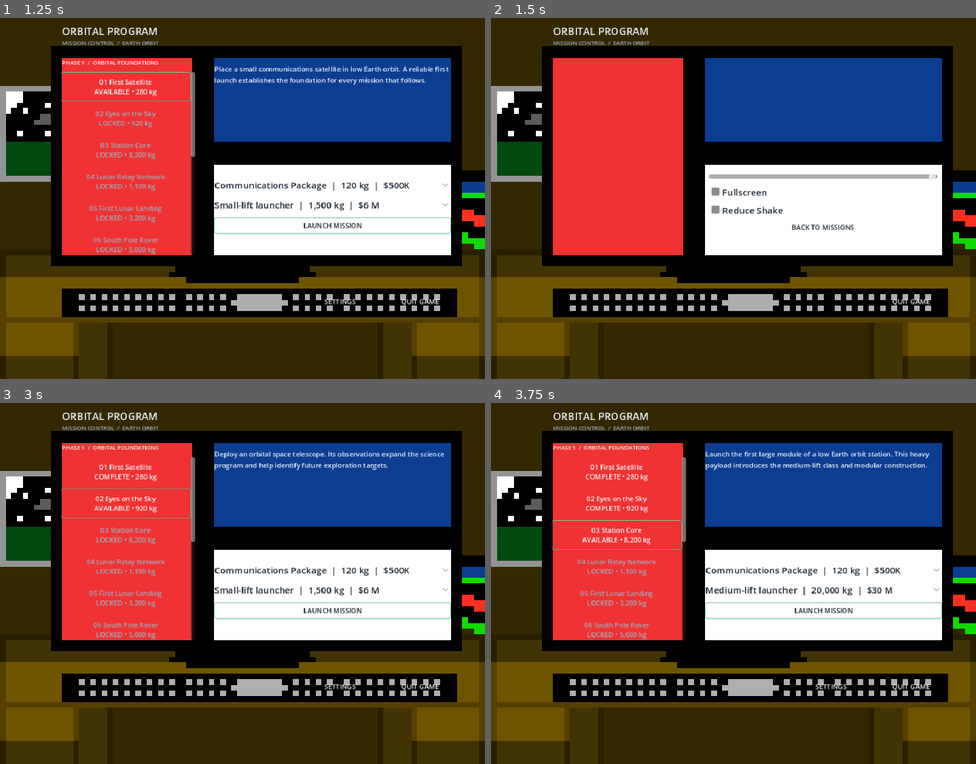
Above: before the commit, frames 1-4 (two rows, left to right).
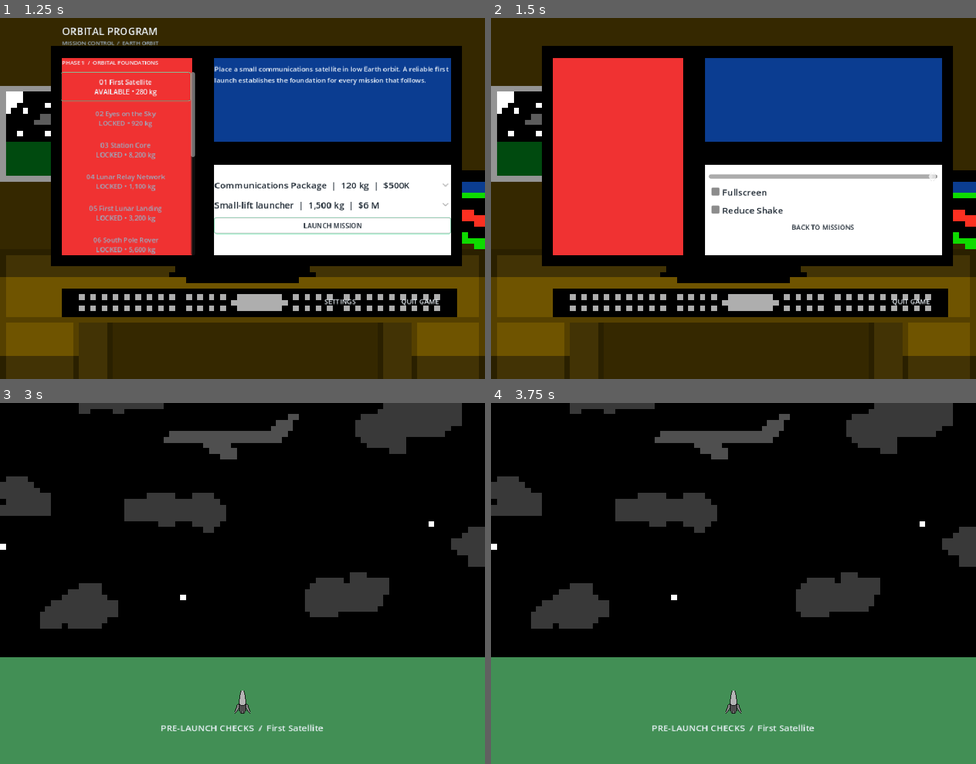
Above: after the commit, the same moments.

Repository: withereddetective/nasa-hackathon
Game: Godot game, scene res://scenes/main_menu_ui.tscn
The game is run twice, just before and just after one commit, with the same random seed, the same clock (stepped at 60 frames per second) and the same inputs.
Inputs (mouse positions are in pixels of both pictures, inside the frame that each line leads up to):
- Up to frame 1 (1.25 s): click "Start Game" at 0.5 s
- Up to frame 2 (1.5 s): click "SETTINGS" at 1.25 s
- Up to frame 3 (3 s): click "BACK TO MISSIONS" at 2 s; click "LAUNCH MISSION" at 2.75 s
- Up to frame 4 (3.75 s): click (825, 612) at 3.5 s, where only the run before the commit has a clickable "LAUNCH MISSION"

Frame 1 is identical in both runs. In frame 2, 0.4% of the frame differs, in the area x 12-33%, y 2-8%; in frame 3, 87%, in the area x 0-100%, y 0-100%; in frame 4, 87%.

Commit message:
i did a lot i forgot how much
have fun xander and michael

Diff:
--- a/nasa-game/scripts/main_game.gd
+++ b/nasa-game/scripts/main_game.gd
@@ -11,11 +11,52 @@
 const DETAIL_MUTED: Color = Color("#34414c")
 
 const VEHICLES: Array[Dictionary] = [
-	{"name": "Small-lift launcher", "capacity_kg": 1500, "cost": 6_000_000},
-	{"name": "Medium-lift launcher", "capacity_kg": 20_000, "cost": 30_000_000},
-	{"name": "Heavy-lift launcher", "capacity_kg": 65_000, "cost": 75_000_000},
-	{"name": "Super-heavy launcher", "capacity_kg": 100_000, "cost": 140_000_000},
+	{"name": "Small-lift launcher", "capacity_kg": 1500, "cost": 6_000_000, "animation": "small_lift"},
+	{"name": "Medium-lift launcher", "capacity_kg": 20_000, "cost": 30_000_000, "animation": "medium_lift"},
+	{"name": "Heavy-lift launcher", "capacity_kg": 65_000, "cost": 75_000_000, "animation": "heavy_lift"},
+	{"name": "Super-heavy launcher", "capacity_kg": 100_000, "cost": 140_000_000, "animation": "super_heavy"},
 ]
+
+const ROCKET_ANIMATION_FRAMES: Dictionary = {
+	"small_lift": [
+		"res://assets/small rocket/Small_OrbitRocket-1.png.png",
+		"res://assets/small rocket/Small_OrbitRocket-2.png.png",
+		"res://assets/small rocket/Small_OrbitRocket-3.png.png",
+		"res://assets/small rocket/Small_OrbitRocket-4.png.png",
+		"res://assets/small rocket/Small_OrbitRocket-5.png.png",
+		"res://assets/small rocket/Small_OrbitRocket-6.png.png",
+		"res://assets/small rocket/Small_OrbitRocket-7.png.png",
+	],
+	"medium_lift": [
+		"res://assets/small rocket/MediumOrbitRocket1.png.png",
+		"res://assets/small rocket/MediumOrbitRocket2.png.png",
+		"res://assets/small rocket/MediumOrbitRocket3.png.png",
+		"res://assets/small rocket/MediumOrbitRocket4.png.png",
+		"res://assets/small rocket/MediumOrbitRocket5.png.png",
+		"res://assets/small rocket/MediumOrbitRocket6.png.png",
+	],
+	"heavy_lift": [
+		"res://assets/small rocket/LargeOrbitRocket1.png.png",
+		"res://assets/small rocket/LargeOrbitRocket3.png.png",
+		"res://assets/small rocket/LargeOrbitRocket6.png.png",
+		"res://assets/small rocket/LargeOrbitRocket8.png.png",
+	],
+	"super_heavy": [
+		"res://assets/small rocket/LargeOrbitRocket1.png.png",
+		"res://assets/small rocket/LargeOrbitRocket2.png.png",
+		"res://assets/small rocket/LargeOrbitRocket3.png.png",
+		"res://assets/small rocket/LargeOrbitRocket4.png.png",
+		"res://assets/small rocket/LargeOrbitRocket6.png.png",
+		"res://assets/small rocket/LargeOrbitRocket7.png.png",
+		"res://assets/small rocket/LargeOrbitRocket8.png.png",
+	],
+}
+
+const LAUNCH_IDLE_DURATION: float = 1.0
+const LAUNCH_SLOWDOWN_DURATION: float = 2.5
+const LAUNCH_COMPLETE_DURATION: float = 2.0
+const LAUNCH_START_Y: float = 530.0
+const LAUNCH_TOP_Y: float = 64.0
 
 const INSTRUMENTS: Array[Dictionary] = [
 	{"name": "Communications Package", "mass_kg": 120, "cost": 500_000, "science": 5},
@@ -238,11 +279,41 @@
 var settings_reduce_shake_check: CheckBox
 var action_bar: HBoxContainer
 var reduce_shake: bool = false
+var settings_open: bool = false
+var monitor_ui_nodes: Array[Control] = []
+var monitor_flicker_timer: float = 4.0
+var monitor_flicker_frames: int = 0
+var monitor_ui_flickering: bool = false
+var launch_background: Sprite2D
+var launch_background_start_y: float = 0.0
+var launch_background_end_y: float = 0.0
+var launch_sprite: AnimatedSprite2D
+var launch_message: Label
+var launch_in_progress: bool = false
+var launch_phase: StringName = &""
+var launch_phase_elapsed: float = 0.0
+var launch_shake_time: float = 0.0
+var launch_animation_name: StringName = &""
+var launch_ascent_duration: float = 0.0
+var pending_mission_index: int = -1
+var pending_mission_reward: int = 0
+var pending_mission_science: int = 0
+
+@onready var game_background: Sprite2D = $Sprite2D
 
 
 func _ready() -> void:
+	randomize()
 	_build_interface()
+	_build_launch_screen()
 	_refresh_interface()
+
+
+func _process(delta: float) -> void:
+	if launch_in_progress:
+		_update_launch_sequence(delta)
+	else:
+		_update_monitor_flicker(delta)
 
 
 func _build_interface() -> void:
@@ -254,26 +325,31 @@
 	title.position = Vector2(110, 10)
 	title.size = Vector2(300, 26)
 	add_child(title)
+	_track_monitor_ui(title)
 
 	var subtitle := _make_label("MISSION CONTROL  /  EARTH ORBIT", 10, MUTED)
 	subtitle.position = Vector2(110, 37)
 	subtitle.size = Vector2(310, 18)
 	add_child(subtitle)
+	_track_monitor_ui(subtitle)
 
 	var budget_stat := _build_stat("PROGRAM BUDGET", "$0", ACCENT)
 	budget_stat.position = Vector2(525, 16)
 	budget_stat.size = Vector2(120, 45)
 	add_child(budget_stat)
+	_track_monitor_ui(budget_stat)
 
 	var science_stat := _build_stat("SCIENCE", "0 pts", GOLD)
 	science_stat.position = Vector2(670, 16)
 	science_stat.size = Vector2(100, 45)
 	add_child(science_stat)
+	_track_monitor_ui(science_stat)
 
 	mission_phase_label = _make_label("", 10, TEXT)
 	mission_phase_label.position = Vector2(110, 72)
 	mission_phase_label.size = Vector2(235, 20)
 	add_child(mission_phase_label)
+	_track_monitor_ui(mission_phase_label)
 
 	mission_scroll = ScrollContainer.new()
 	mission_scroll.position = Vector2(108, 96)
@@ -281,7 +357,7 @@
 	mission_scroll.horizontal_scroll_mode = ScrollContainer.SCROLL_MODE_DISABLED
 	mission_scroll.add_theme_stylebox_override("panel", StyleBoxEmpty.new())
 	add_child(mission_scroll)
-	_build_quit_dialog()
+	_track_monitor_ui(mission_scroll)
 
 	mission_list = VBoxContainer.new()
 	mission_list.size_flags_horizontal = Control.SIZE_EXPAND_FILL
@@ -293,6 +369,7 @@
 	mission_summary.size = Vector2(420, 150)
 	mission_summary.add_theme_constant_override("separation", 4)
 	add_child(mission_summary)
+	_track_monitor_ui(mission_summary)
 
 	detail_scroll = ScrollContainer.new()
 	detail_scroll.position = Vector2(380, 258)
@@ -300,6 +377,7 @@
 	detail_scroll.horizontal_scroll_mode = ScrollContainer.SCROLL_MODE_DISABLED
 	detail_scroll.add_theme_stylebox_override("panel", StyleBoxEmpty.new())
 	add_child(detail_scroll)
+	_track_monitor_ui(detail_scroll)
 	detail_column = VBoxContainer.new()
 	detail_column.size_flags_horizontal = Control.SIZE_EXPAND_FILL
 	detail_column.add_theme_constant_override("separation", 4)
@@ -324,6 +402,7 @@
 	action_bar.add_child(quit_button)
 
 	_build_settings_panel()
+	_build_quit_dialog()
 
 
 func _build_quit_dialog() -> void:
@@ -378,6 +457,58 @@
 	back_button.add_theme_color_override("font_color", Color("#15202b"))
 	back_button.pressed.connect(_hide_settings)
 	settings_panel.add_child(back_button)
+
+
+func _build_launch_screen() -> void:
+	launch_background = Sprite2D.new()
+	launch_background.texture = preload("res://assets/RocketSimulation.png")
+	launch_background.centered = true
+	launch_background.scale = Vector2(10.0, 10.0)
+	launch_background.texture_filter = CanvasItem.TEXTURE_FILTER_NEAREST
+	launch_background.visible = false
+	var scaled_background_height: float = launch_background.texture.get_height() * launch_background.scale.y
+	launch_background_start_y = VIEWPORT_HEIGHT - scaled_background_height / 2.0
+	launch_background_end_y = scaled_background_height / 2.0
+	add_child(launch_background)
+
+	var sprite_frames := SpriteFrames.new()
+	sprite_frames.clear_all()
+	for animation_key: String in ROCKET_ANIMATION_FRAMES.keys():
+		sprite_frames.add_animation(animation_key)
+		sprite_frames.set_animation_loop(animation_key, false)
+		sprite_frames.set_animation_speed(animation_key, 1.0)
+		var animation_textures: Array[Texture2D] = []
+		for frame_path: String in ROCKET_ANIMATION_FRAMES[animation_key]:
+			var frame_texture := ResourceLoader.load(frame_path) as Texture2D
+			if frame_texture == null:
+				push_error("Could not load rocket animation frame: %s" % frame_path)
+				continue
+			animation_textures.append(frame_texture)
+			sprite_frames.add_frame(animation_key, frame_texture, 1.0)
+		if animation_textures.is_empty():
+			push_error("Rocket animation has no frames: %s" % animation_key)
+		elif animation_textures.size() >= 2:
+			var last_frame_index: int = animation_textures.size() - 1
+			sprite_frames.add_frame(animation_key, animation_textures[last_frame_index - 1], 1.0)
+			sprite_frames.add_frame(animation_key, animation_textures[last_frame_index], 1.0)
+			for frame_index in range(last_frame_index - 1, -1, -1):
+				sprite_frames.add_frame(animation_key, animation_textures[frame_index], 1.0)
+
+	launch_sprite = AnimatedSprite2D.new()
+	launch_sprite.sprite_frames = sprite_frames
+	launch_sprite.centered = true
+	launch_sprite.position = Vector2(VIEWPORT_WIDTH / 2.0, LAUNCH_START_Y)
+	launch_sprite.scale = Vector2.ONE
+	launch_sprite.texture_filter = CanvasItem.TEXTURE_FILTER_NEAREST
+	launch_sprite.visible = false
+	add_child(launch_sprite)
+
+	launch_message = _make_label("", 16, TEXT)
+	launch_message.position = Vector2(110, 564)
+	launch_message.size = Vector2(640, 32)
+	launch_message.horizontal_alignment = HORIZONTAL_ALIGNMENT_CENTER
+	launch_message.visible = false
+	add_child(launch_message)
 
 
 func _build_stat(caption: String, initial_value: String, value_color: Color) -> VBoxContainer:
@@ -510,19 +641,19 @@
 	var total_cost: int = vehicle["cost"] + instrument["cost"]
 	var is_complete: bool = completed_missions.has(mission["id"])
 
-	if is_complete:
-		launch_status.text = "Mission complete."
-	elif vehicle["capacity_kg"] < total_mass:
+	if vehicle["capacity_kg"] < total_mass:
 		launch_status.text = "Payload is %s kg. Select a launcher with more lift." % _format_mass(total_mass)
 	elif total_cost > budget:
 		launch_status.text = "%s required; current budget is %s." % [_format_money(total_cost), _format_money(budget)]
+	elif is_complete:
+		launch_status.text = "Mission complete. Replay available; no repeat money or science."
 	else:
 		launch_status.text = "Payload %s kg  /  Instrument science +%d pts" % [
 			_format_mass(total_mass),
 			instrument["science"],
 		]
 
-	launch_button.disabled = is_complete or vehicle["capacity_kg"] < total_mass or total_cost > budget
+	launch_button.disabled = vehicle["capacity_kg"] < total_mass or total_cost > budget
 
 
 func _select_mission(index: int) -> void:
@@ -532,8 +663,6 @@
 
 func _launch_selected_mission() -> void:
 	var mission: Dictionary = MISSIONS[selected_mission_index]
-	if completed_missions.has(mission["id"]):
-		return
 	var vehicle: Dictionary = VEHICLES[launch_vehicle_picker.get_item_metadata(launch_vehicle_picker.selected)]
 	var instrument: Dictionary = INSTRUMENTS[instrument_picker.get_item_metadata(instrument_picker.selected)]
 	var total_mass: int = mission["mass_kg"] + instrument["mass_kg"]
@@ -541,14 +670,117 @@
 	if vehicle["capacity_kg"] < total_mass or total_cost > budget:
 		_update_launch_status()
 		return
+	var animation_name := StringName(vehicle["animation"])
+	var has_rocket_animation: bool = launch_sprite.sprite_frames.has_animation(animation_name)
+	if has_rocket_animation:
+		has_rocket_animation = launch_sprite.sprite_frames.get_frame_count(animation_name) > 0
+	if not has_rocket_animation:
+		push_error("The selected launch vehicle has no available rocket animation.")
+		return
 
 	budget -= total_cost
-	budget += mission["reward"]
-	science += mission["science"] + instrument["science"]
-	completed_missions.append(mission["id"])
-	if completed_missions.size() < MISSIONS.size():
-		selected_mission_index = completed_missions.size()
+	pending_mission_index = selected_mission_index
+	pending_mission_reward = mission["reward"]
+	pending_mission_science = mission["science"] + instrument["science"]
+	_start_launch_sequence(vehicle)
+
+
+func _start_launch_sequence(vehicle: Dictionary) -> void:
+	_reset_monitor_flicker()
+	_set_monitor_ui_visibility(false)
+	action_bar.hide()
+	game_background.hide()
+	launch_background.show()
+	launch_sprite.show()
+	launch_message.show()
+
+	launch_animation_name = StringName(vehicle["animation"])
+	launch_sprite.animation = launch_animation_name
+	launch_sprite.stop()
+	launch_sprite.position = Vector2(VIEWPORT_WIDTH / 2.0, LAUNCH_START_Y)
+	launch_background.position = Vector2(VIEWPORT_WIDTH / 2.0, launch_background_start_y)
+	launch_ascent_duration = float(launch_sprite.sprite_frames.get_frame_count(launch_animation_name))
+	launch_phase = &"idle"
+	launch_phase_elapsed = 0.0
+	launch_shake_time = 0.0
+	launch_in_progress = true
+	launch_message.text = "PRE-LAUNCH CHECKS  /  " + MISSIONS[pending_mission_index]["name"]
+
+
+func _update_launch_sequence(delta: float) -> void:
+	launch_phase_elapsed += delta
+	match launch_phase:
+		&"idle":
+			if launch_phase_elapsed >= LAUNCH_IDLE_DURATION:
+				launch_phase = &"ascent"
+				launch_phase_elapsed = 0.0
+				launch_sprite.play(launch_animation_name)
+				launch_message.text = "IGNITION  /  ASCENT"
+		&"ascent":
+			var progress: float = minf(launch_phase_elapsed / launch_ascent_duration, 1.0)
+			var eased_progress: float = 3.0 * progress * progress - 2.0 * progress * progress * progress
+			launch_background.position.y = lerpf(launch_background_start_y, launch_background_end_y, eased_progress)
+			launch_sprite.position.y = lerpf(LAUNCH_START_Y, LAUNCH_TOP_Y, eased_progress)
+			var shake_multiplier: float = 0.35 if reduce_shake else 1.0
+			var shake_amplitude: float = lerpf(11.0, 0.0, progress) * shake_multiplier
+			var shake_speed: float = lerpf(18.0, 2.0, progress)
+			_apply_launch_shake(shake_amplitude, shake_speed, delta)
+			if launch_phase_elapsed >= launch_ascent_duration:
+				launch_background.position.y = launch_background_end_y
+				launch_sprite.position.y = LAUNCH_TOP_Y
+				launch_sprite.pause()
+				launch_phase = &"slowdown"
+				launch_phase_elapsed = 0.0
+				launch_message.text = "ASCENT COMPLETE  /  VEHICLE COASTING"
+		&"slowdown":
+			var progress: float = minf(launch_phase_elapsed / LAUNCH_SLOWDOWN_DURATION, 1.0)
+			launch_sprite.position.y = LAUNCH_TOP_Y
+			var shake_multiplier: float = 0.35 if reduce_shake else 1.0
+			var shake_amplitude: float = sin(progress * PI) * 5.0 * shake_multiplier
+			var shake_speed: float = lerpf(8.0, 1.0, progress)
+			_apply_launch_shake(shake_amplitude, shake_speed, delta)
+			if launch_phase_elapsed >= LAUNCH_SLOWDOWN_DURATION:
+				launch_sprite.position.x = VIEWPORT_WIDTH / 2.0
+				launch_sprite.position.y = LAUNCH_TOP_Y
+				launch_phase = &"complete"
+				launch_phase_elapsed = 0.0
+				launch_message.text = "MISSION COMPLETE"
+				_complete_launch()
+		&"complete":
+			if launch_phase_elapsed >= LAUNCH_COMPLETE_DURATION:
+				_return_to_mission_screen()
+
+
+func _apply_launch_shake(amplitude: float, shake_speed: float, delta: float) -> void:
+	launch_shake_time += delta * shake_speed
+	launch_sprite.position.x = VIEWPORT_WIDTH / 2.0 + sin(launch_shake_time) * amplitude
+
+
+func _complete_launch() -> void:
+	if pending_mission_index < 0:
+		push_error("Cannot complete a launch without a pending mission.")
+		return
+
+	var mission: Dictionary = MISSIONS[pending_mission_index]
+	if not completed_missions.has(mission["id"]):
+		budget += pending_mission_reward
+		science += pending_mission_science
+		completed_missions.append(mission["id"])
+		if completed_missions.size() < MISSIONS.size():
+			selected_mission_index = completed_missions.size()
 	_refresh_interface()
+
+
+func _return_to_mission_screen() -> void:
+	launch_in_progress = false
+	launch_phase = &""
+	launch_sprite.hide()
+	launch_message.hide()
+	launch_background.hide()
+	game_background.show()
+	action_bar.show()
+	_set_monitor_ui_visibility(true)
+	_reset_monitor_flicker()
 
 
 func _reveal_mission_button(button: Control) -> void:
@@ -564,21 +796,54 @@
 
 
 func _show_settings() -> void:
-	mission_phase_label.hide()
-	mission_scroll.hide()
-	mission_summary.hide()
-	detail_scroll.hide()
+	_reset_monitor_flicker()
+	settings_open = true
+	_set_monitor_ui_visibility(false)
 	settings_button.hide()
 	settings_panel.show()
 
 
 func _hide_settings() -> void:
-	mission_phase_label.show()
-	mission_scroll.show()
-	mission_summary.show()
-	detail_scroll.show()
+	settings_open = false
+	_set_monitor_ui_visibility(true)
 	settings_button.show()
 	settings_panel.hide()
+	_reset_monitor_flicker()
+
+
+func _track_monitor_ui(control: Control) -> void:
+	monitor_ui_nodes.append(control)
+
+
+func _set_monitor_ui_visibility(is_visible: bool) -> void:
+	for control: Control in monitor_ui_nodes:
+		control.visible = is_visible
+	monitor_ui_flickering = false
+	monitor_flicker_frames = 0
+
+
+func _reset_monitor_flicker() -> void:
+	_set_monitor_ui_visibility(true)
+	monitor_flicker_timer = randf_range(3.0, 6.0)
+
+
+func _update_monitor_flicker(delta: float) -> void:
+	if settings_open or quit_dialog.visible:
+		return
+
+	if monitor_ui_flickering:
+		monitor_flicker_frames -= 1
+		if monitor_flicker_frames <= 0:
+			monitor_ui_flickering = false
+			_set_monitor_ui_visibility(true)
+			monitor_flicker_timer = randf_range(3.0, 6.0)
+		return
+
+	monitor_flicker_timer -= delta
+	if monitor_flicker_timer <= 0.0:
+		_set_monitor_ui_visibility(false)
+		monitor_ui_flickering = true
+		monitor_flicker_frames = randi_range(2, 4)
 
 
 func _on_settings_volume_changed(value: float) -> void:
Not shown, added: nasa-game/assets/RocketSimulation.png.import
